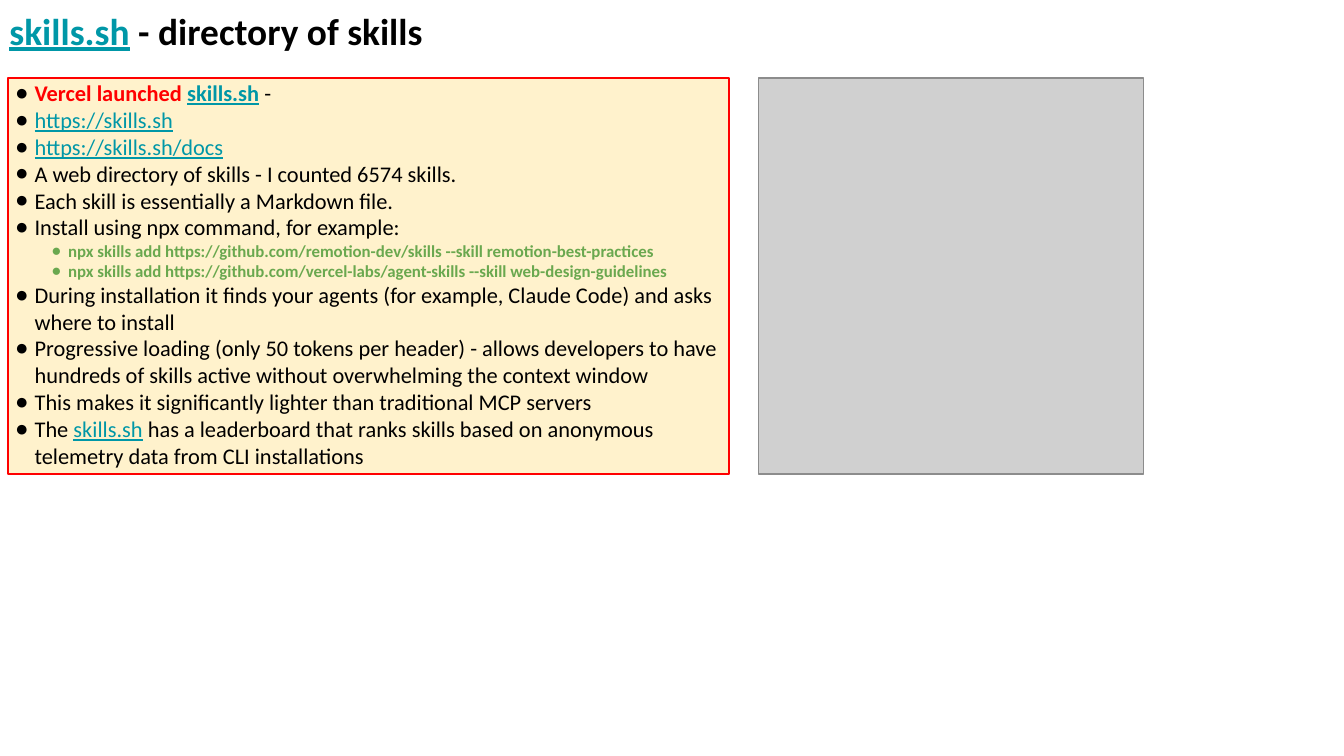
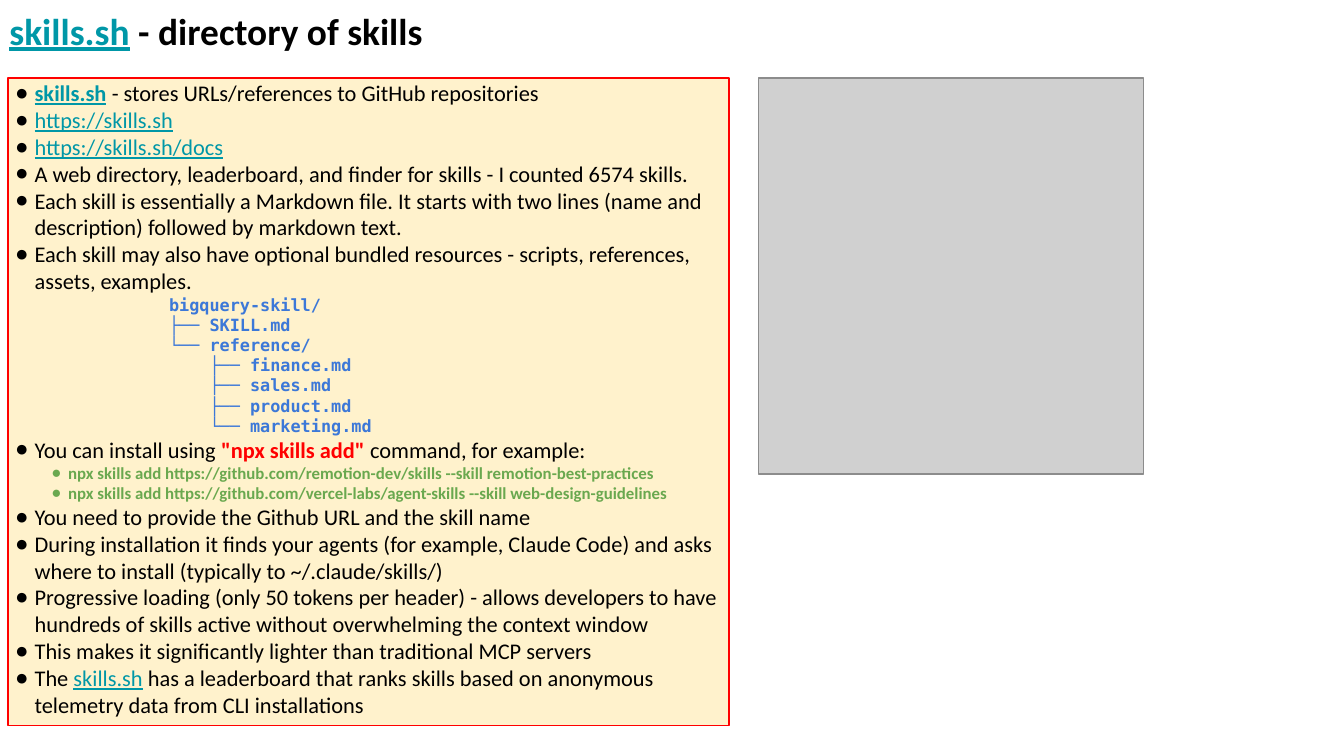
Before and after one commit to lselector/seminar, a slide deck: slide 3 of 2026/2026-01-23-AI-Updates.pptx (slide 18 before the commit). Drawn at 1344x756 pixels with LibreOffice and Linux fonts; fonts in the diff are those of the drawing; grey boxes stand for pictures. Boxes give left, top, right and bottom in pixels: in the first picture for what was removed or moved away, otherwise in the second. Text is boxed around its words. In the diff, an @@ line names an element or a change of style, - is before the commit and + after.

```diff
--- a/2026/2026-01-23-AI-Updates.pptx
+++ b/2026/2026-01-23-AI-Updates.pptx
@@ rectangle "skills.sh - stores URLs/references to ..." resized from (x1=8, y1=78, x2=728, y2=474) to (x1=8, y1=78, x2=728, y2=726) @@
@@ text in rectangle at (x1=35, y1=85, x2=539, y2=105): text changed; text colour #FF0000 to #000000; bold off @@
-● Vercel launched skills.sh -
+● skills.sh - stores URLs/references to GitHub repositories
@@ text in rectangle at (x1=35, y1=166, x2=701, y2=462): text changed @@
-● A web directory of skills - I counted 6574 skills.
-● Each skill is essentially a Markdown file.
-● Install using npx command, for example:
+● A web directory, leaderboard, and finder for skills - I counted 6574 skills.
+● Each skill is essentially a Markdown file. It starts with two lines (name and description) followed by markdown text.
+● Each skill may also have optional bundled resources - scripts, references, assets, examples.
+bigquery-skill/
+├── SKILL.md
+└── reference/
+├── finance.md
+├── sales.md
+├── product.md
+└── marketing.md
+● You can install using "npx skills add" command, for example:
@@ text in rectangle at (x1=35, y1=509, x2=712, y2=583): text changed @@
-● During installation it finds your agents (for example, Claude Code) and asks where to install
+● You need to provide the Github URL and the skill name
+● During installation it finds your agents (for example, Claude Code) and asks where to install (typically to ~/.claude/skills/)
```
Also in this commit, not shown: 9 other slides changed, 1 slide removed, 1 other file.
